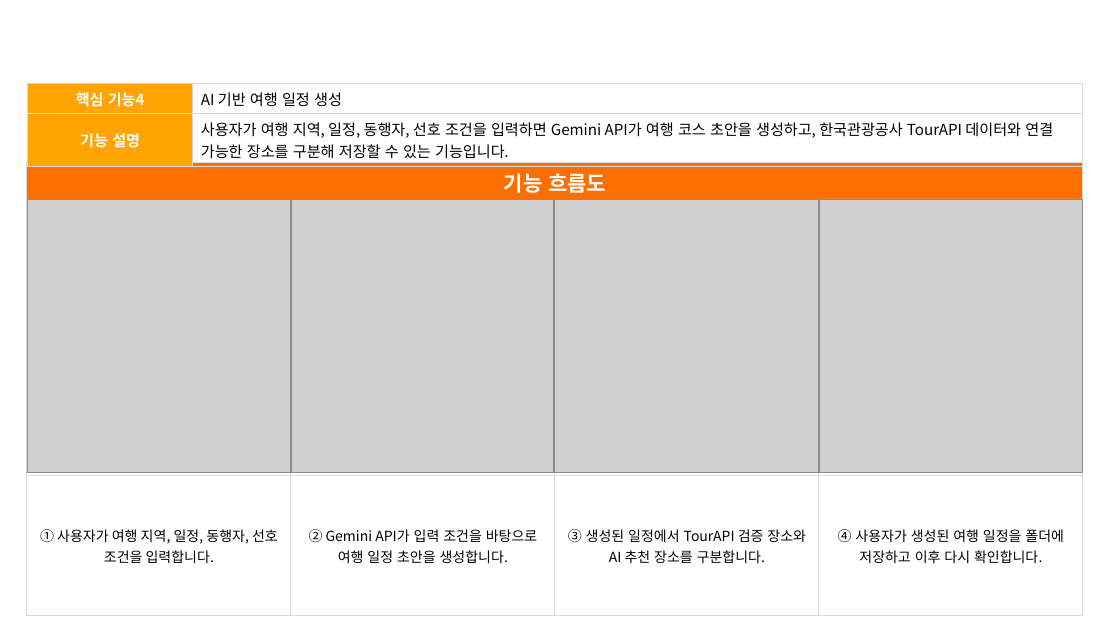
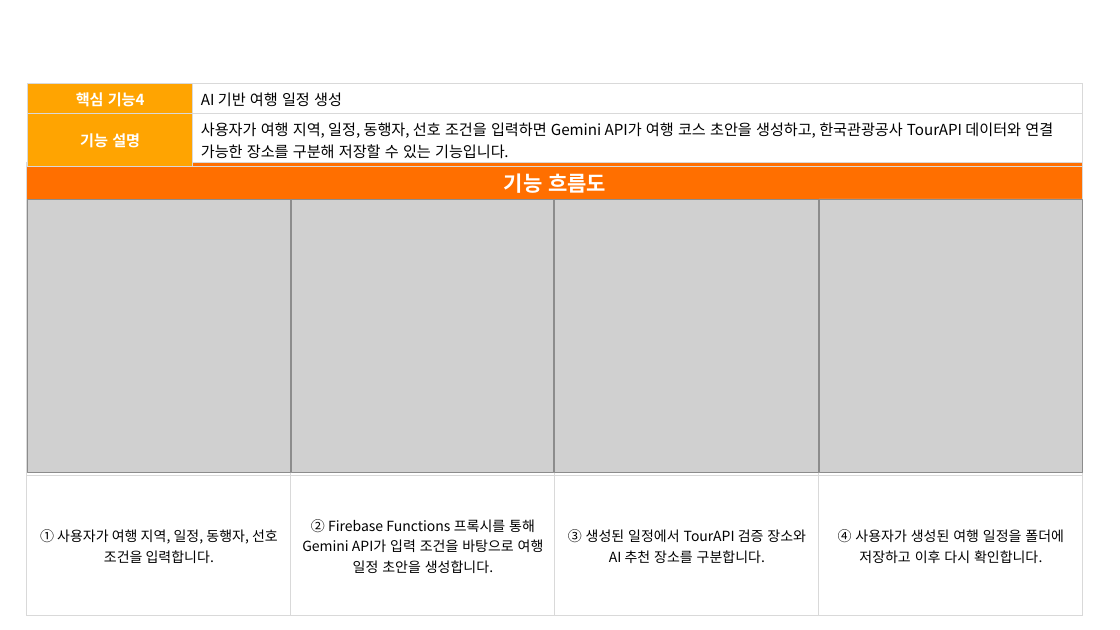
Before and after one commit to dorigum/CodeTrip-firebase-log, a slide deck: slide 8 of output/contest/2026 관광데이터 활용 공모전 웹앱 개발 부문 기능설명서 최종_CodeTrip(구도연).pptx. Drawn at 1120x630 pixels with LibreOffice and Linux fonts; fonts in the diff are those of the drawing; grey boxes stand for pictures; background and template pictures are left out. Boxes give left, top, right and bottom in pixels: in the first picture for what was removed or moved away, otherwise in the second. Text is boxed around its words. In the diff, an @@ line names an element or a change of style, - is before the commit and + after.

```diff
--- a/output/contest/2026 관광데이터 활용 공모전 웹앱 개발 부문 기능설명서 최종_CodeTrip(구도연).pptx
+++ b/output/contest/2026 관광데이터 활용 공모전 웹앱 개발 부문 기능설명서 최종_CodeTrip(구도연).pptx
@@ table at (27, 163, 1082, 613) @@
-row 3, column 2: ② Gemini API가 입력 조건을 바탕으로 여행 일정 초안을 생성합니다.
+row 3, column 2: ② Firebase Functions 프록시를 통해 Gemini API가 입력 조건을 바탕으로 여행 일정 초안을 생성합니다.
```
Also in this commit, not shown: 7 other slides changed, 1 slide added, 1 other file.
